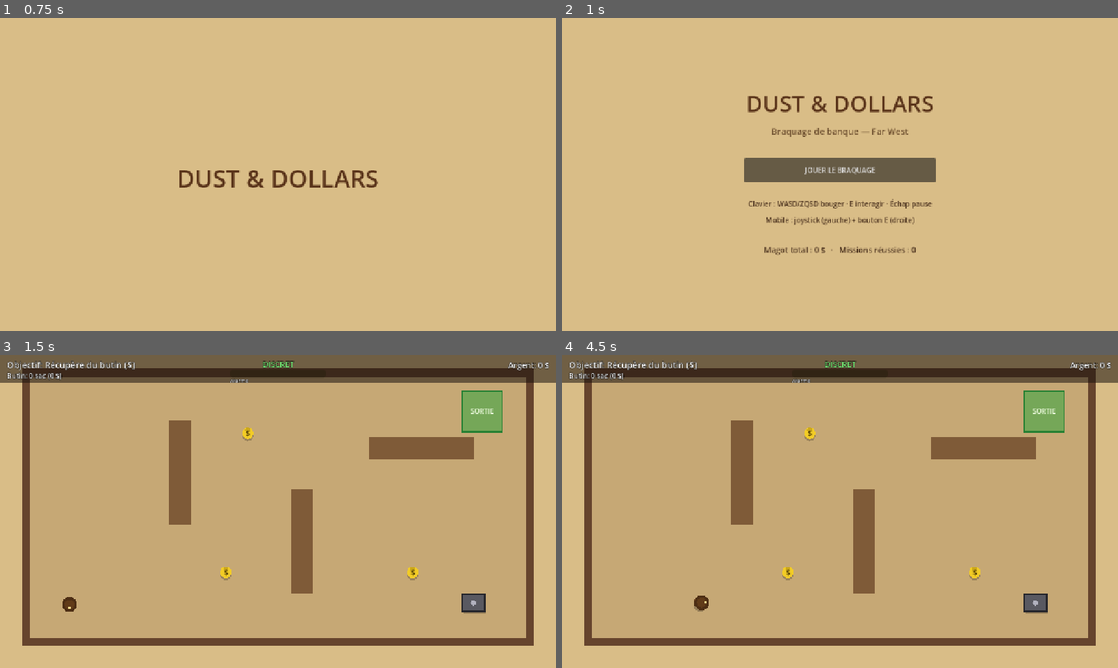
Above: before the commit, frames 1-4 (two rows, left to right).
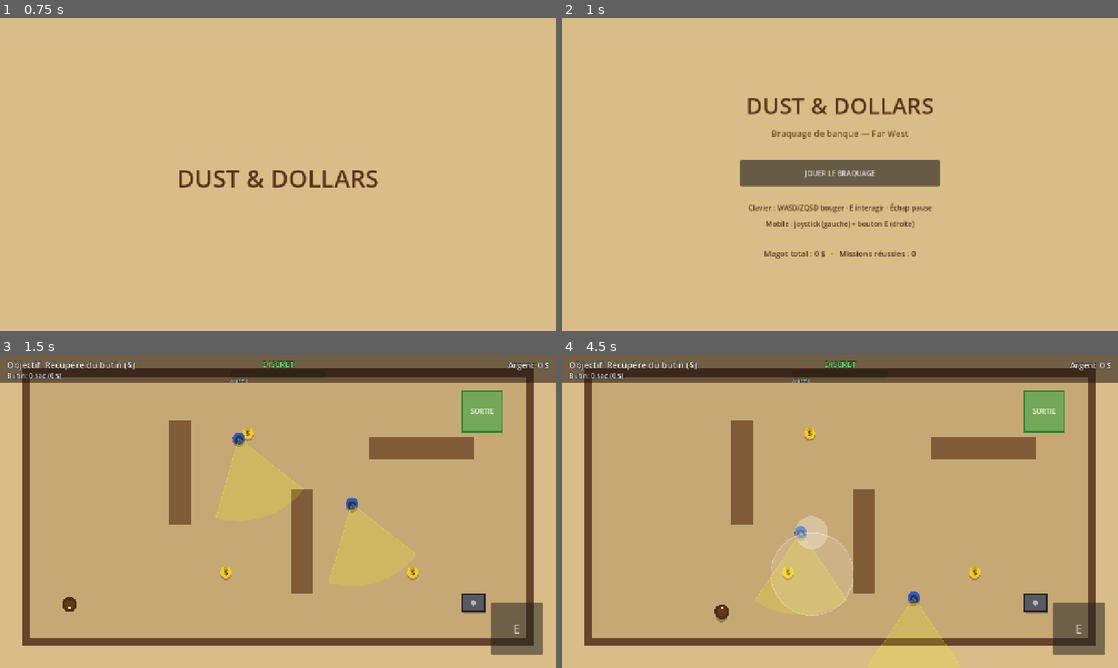
Above: after the commit, the same moments.

Repository: sebadiaz/Cowboys
Game: Godot game, scene res://scenes/Boot.tscn
The game is run twice, just before and just after one commit, with the same random seed, the same clock (stepped at 60 frames per second) and the same inputs.
Inputs (mouse positions are in pixels of both pictures, inside the frame that each line leads up to):
- Up to frame 1 (0.75 s): tap Enter at 0.5 s; move the mouse to (400, 158) at 0.52 s; hold D (move_right) from 0.53 s (still down); hold E (interact) from 0.53 s (still down); click (400, 158) at 0.67 s
- Up to frame 2 (1 s): keep holding D (move_right); keep holding E (interact)
- Up to frame 3 (1.5 s): release D (move_right) at 1.25 s; release E (interact) at 1.25 s; click "JOUER LE BRAQUAGE" at 1.25 s
- Up to frame 4 (4.5 s): click (1079, 630) at 2 s, where only the run after the commit has a clickable "E"; drag from (728, 527) to (789, 570) at 2.77 s; move the mouse to (895, 442) at 3.52 s; hold D (move_right) 3.53-4.25 s; hold E (interact) 3.53-4.25 s; click (895, 442) at 3.67 s; drag from (812, 574) to (812, 433) at 4.27 s

Frame 1 is identical in both runs. In frame 2, 3.7% of the frame differs, in the area x 32-68%, y 24-77%; in frame 3, 1.9%; in frame 4, 2.9%.
Error before the commit: Parse Error: Cannot infer the type of "sees_player" variable because the value doesn't have a set type. (res://scripts/guard_ai.gd:50)

Commit message:
Fix: erreurs de parsing (inference Variant) qui cassaient le jeu + UI robuste
- Corrige les Parse Error Godot 4.3 dans guard_ai, vision_cone, mobile_controls
  (types explicites au lieu d'inference depuis Variant) -> scripts chargeables
- Menus (principal, resultat, pause) en CenterContainer/VBoxContainer:
  boutons correctement dimensionnes et cliquables sur mobile et desktop
- Fonds en mouse_filter IGNORE pour ne pas intercepter les clics
- Valide avec Godot 4.3: import, execution des scenes et export Web OK

Diff:
--- a/scripts/guard_ai.gd
+++ b/scripts/guard_ai.gd
@@ -47,7 +47,7 @@
 		velocity = Vector2.ZERO
 		return
 
-	var sees_player := _cone != null and _cone.can_see(player.global_position)
+	var sees_player: bool = _cone != null and _cone.can_see(player.global_position)
 
 	# Mise à jour de la détection.
 	if sees_player:
@@ -58,7 +58,7 @@
 		_detect = max(0.0, _detect - DETECT_FALL * delta)
 
 	# Alerte globale forcée par la jauge d'alarme.
-	var global_alert := alarm != null and "global_alert" in alarm and alarm.global_alert
+	var global_alert: bool = alarm != null and "global_alert" in alarm and alarm.global_alert
 
 	# Transitions d'état.
 	if global_alert or _detect >= ALERT_THRESHOLD:
--- a/scripts/hud_controller.gd
+++ b/scripts/hud_controller.gd
@@ -106,14 +106,17 @@
 	var dim := ColorRect.new()
 	dim.color = Color(0, 0, 0, 0.6)
 	dim.set_anchors_preset(Control.PRESET_FULL_RECT)
+	dim.mouse_filter = Control.MOUSE_FILTER_STOP  # bloque les clics derrière le menu
 	_pause_root.add_child(dim)
 
+	var center := CenterContainer.new()
+	center.set_anchors_preset(Control.PRESET_FULL_RECT)
+	_pause_root.add_child(center)
+
 	var box := VBoxContainer.new()
-	box.set_anchors_preset(Control.PRESET_CENTER)
-	box.position = Vector2(-110, -90)
-	box.custom_minimum_size = Vector2(220, 0)
+	box.custom_minimum_size = Vector2(260, 0)
 	box.add_theme_constant_override("separation", 16)
-	_pause_root.add_child(box)
+	center.add_child(box)
 
 	var title := _make_label("PAUSE", 36)
 	title.horizontal_alignment = HORIZONTAL_ALIGNMENT_CENTER
@@ -121,15 +124,19 @@
 
 	var resume := Button.new()
 	resume.text = "Reprendre"
-	resume.custom_minimum_size = Vector2(220, 48)
+	resume.custom_minimum_size = Vector2(260, 48)
 	resume.pressed.connect(_toggle_pause)
 	box.add_child(resume)
 
 	var menu := Button.new()
 	menu.text = "Menu principal"
-	menu.custom_minimum_size = Vector2(220, 48)
-	menu.pressed.connect(func() -> void: GameManager.goto_main_menu())
+	menu.custom_minimum_size = Vector2(260, 48)
+	menu.pressed.connect(_on_quit_to_menu)
 	box.add_child(menu)
+
+
+func _on_quit_to_menu() -> void:
+	GameManager.goto_main_menu()
 
 
 func _build_mobile_controls() -> void:
--- a/scripts/main_menu.gd
+++ b/scripts/main_menu.gd
@@ -1,6 +1,7 @@
 extends Control
 ## main_menu.gd
 ## Menu principal : titre, bouton Jouer, rappel des contrôles et magot total.
+## Layout via conteneurs (robuste sur desktop et mobile, quelle que soit la taille).
 
 func _ready() -> void:
 	set_anchors_preset(Control.PRESET_FULL_RECT)
@@ -8,15 +9,18 @@
 	var bg := ColorRect.new()
 	bg.color = Color(0.85, 0.74, 0.53)
 	bg.set_anchors_preset(Control.PRESET_FULL_RECT)
+	bg.mouse_filter = Control.MOUSE_FILTER_IGNORE
 	add_child(bg)
 
+	var center := CenterContainer.new()
+	center.set_anchors_preset(Control.PRESET_FULL_RECT)
+	add_child(center)
+
 	var box := VBoxContainer.new()
-	box.set_anchors_preset(Control.PRESET_CENTER)
-	box.position = Vector2(-220, -200)
-	box.custom_minimum_size = Vector2(440, 0)
+	box.custom_minimum_size = Vector2(460, 0)
 	box.add_theme_constant_override("separation", 14)
 	box.alignment = BoxContainer.ALIGNMENT_CENTER
-	add_child(box)
+	center.add_child(box)
 
 	box.add_child(_label("DUST & DOLLARS", 52, Color(0.35, 0.2, 0.1)))
 	box.add_child(_label("Braquage de banque — Far West", 20, Color(0.4, 0.28, 0.16)))
@@ -25,8 +29,8 @@
 
 	var play := Button.new()
 	play.text = "JOUER LE BRAQUAGE"
-	play.custom_minimum_size = Vector2(440, 56)
-	play.pressed.connect(func() -> void: GameManager.start_mission())
+	play.custom_minimum_size = Vector2(460, 60)
+	play.pressed.connect(_on_play)
 	box.add_child(play)
 
 	box.add_child(_spacer(10))
@@ -46,16 +50,24 @@
 		Color(0.3, 0.2, 0.12)))
 
 
+func _on_play() -> void:
+	GameManager.start_mission()
+
+
 func _label(text: String, font_size: int, color: Color) -> Label:
 	var l := Label.new()
 	l.text = text
 	l.add_theme_font_size_override("font_size", font_size)
 	l.add_theme_color_override("font_color", color)
 	l.horizontal_alignment = HORIZONTAL_ALIGNMENT_CENTER
+	l.autowrap_mode = TextServer.AUTOWRAP_WORD_SMART
+	l.custom_minimum_size = Vector2(460, 0)
+	l.mouse_filter = Control.MOUSE_FILTER_IGNORE
 	return l
 
 
 func _spacer(h: int) -> Control:
 	var c := Control.new()
 	c.custom_minimum_size = Vector2(0, h)
+	c.mouse_filter = Control.MOUSE_FILTER_IGNORE
 	return c
--- a/scripts/mobile_controls.gd
+++ b/scripts/mobile_controls.gd
@@ -48,11 +48,11 @@
 		elif event.index == _touch_index:
 			_reset_joystick()
 	elif event is InputEventScreenDrag and _active and event.index == _touch_index:
-		var offset := event.position - _base
+		var offset: Vector2 = event.position - _base
 		if offset.length() > JOY_RADIUS:
 			offset = offset.normalized() * JOY_RADIUS
 		_knob = _base + offset
-		var v := offset / JOY_RADIUS
+		var v: Vector2 = offset / JOY_RADIUS
 		if v.length() < DEADZONE:
 			v = Vector2.ZERO
 		InputManager.set_touch_move(v)
--- a/scripts/result_screen.gd
+++ b/scripts/result_screen.gd
@@ -2,6 +2,7 @@
 ## result_screen.gd
 ## Écran de résultat affiché après une mission. Lit GameManager.last_result et
 ## les totaux de SaveManager. Boutons : Rejouer / Menu principal.
+## Layout via conteneurs (robuste desktop + mobile).
 
 func _ready() -> void:
 	set_anchors_preset(Control.PRESET_FULL_RECT)
@@ -9,27 +10,29 @@
 	var bg := ColorRect.new()
 	bg.color = Color(0.12, 0.09, 0.06)
 	bg.set_anchors_preset(Control.PRESET_FULL_RECT)
+	bg.mouse_filter = Control.MOUSE_FILTER_IGNORE
 	add_child(bg)
 
 	var r: Dictionary = GameManager.last_result
 	var success: bool = bool(r.get("success", false))
 
+	var center := CenterContainer.new()
+	center.set_anchors_preset(Control.PRESET_FULL_RECT)
+	add_child(center)
+
 	var box := VBoxContainer.new()
-	box.set_anchors_preset(Control.PRESET_CENTER)
-	box.position = Vector2(-220, -180)
-	box.custom_minimum_size = Vector2(440, 0)
-	box.add_theme_constant_override("separation", 14)
+	box.custom_minimum_size = Vector2(460, 0)
+	box.add_theme_constant_override("separation", 12)
 	box.alignment = BoxContainer.ALIGNMENT_CENTER
-	add_child(box)
+	center.add_child(box)
 
 	var title := _label("MISSION RÉUSSIE !" if success else "ÉCHEC DU BRAQUAGE", 40)
 	title.add_theme_color_override("font_color",
 		Color(0.4, 0.9, 0.4) if success else Color(0.95, 0.4, 0.35))
 	box.add_child(title)
 
-	var subtitle := _label(
-		"Tu t'es enfui avec le butin !" if success else "Repéré par les gardes...", 18)
-	box.add_child(subtitle)
+	box.add_child(_label(
+		"Tu t'es enfui avec le butin !" if success else "Repéré par les gardes...", 18))
 
 	box.add_child(_spacer(10))
 
@@ -46,15 +49,23 @@
 
 	var retry := Button.new()
 	retry.text = "Rejouer la mission"
-	retry.custom_minimum_size = Vector2(440, 50)
-	retry.pressed.connect(func() -> void: GameManager.start_mission())
+	retry.custom_minimum_size = Vector2(460, 52)
+	retry.pressed.connect(_on_retry)
 	box.add_child(retry)
 
 	var menu := Button.new()
 	menu.text = "Menu principal"
-	menu.custom_minimum_size = Vector2(440, 50)
-	menu.pressed.connect(func() -> void: GameManager.goto_main_menu())
+	menu.custom_minimum_size = Vector2(460, 52)
+	menu.pressed.connect(_on_menu)
 	box.add_child(menu)
+
+
+func _on_retry() -> void:
+	GameManager.start_mission()
+
+
+func _on_menu() -> void:
+	GameManager.goto_main_menu()
 
 
 func _label(text: String, font_size: int) -> Label:
@@ -62,10 +73,13 @@
 	l.text = text
 	l.add_theme_font_size_override("font_size", font_size)
 	l.horizontal_alignment = HORIZONTAL_ALIGNMENT_CENTER
+	l.custom_minimum_size = Vector2(460, 0)
+	l.mouse_filter = Control.MOUSE_FILTER_IGNORE
 	return l
 
 
 func _spacer(h: int) -> Control:
 	var c := Control.new()
 	c.custom_minimum_size = Vector2(0, h)
+	c.mouse_filter = Control.MOUSE_FILTER_IGNORE
 	return c
--- a/scripts/vision_cone.gd
+++ b/scripts/vision_cone.gd
@@ -54,7 +54,7 @@
 	var pts := PackedVector2Array()
 	pts.append(Vector2.ZERO)
 	for i in range(steps + 1):
-		var a := lerp(-half, half, float(i) / float(steps))
+		var a: float = lerpf(-half, half, float(i) / float(steps))
 		pts.append(Vector2.RIGHT.rotated(a) * view_distance)
 	draw_colored_polygon(pts, _fill)
 	# Contour des deux bords du cône.
Not shown, added: assets/icon.svg.import
